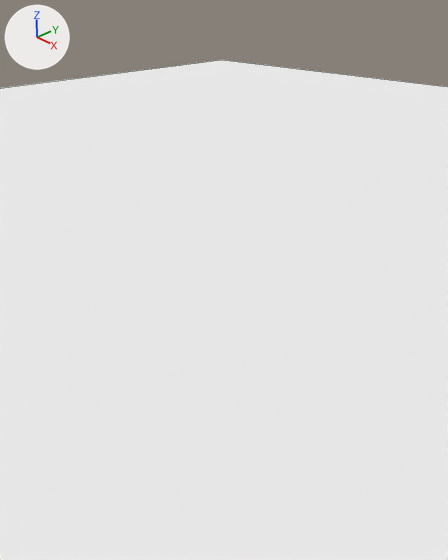
The Blender file Mini Print/Experiments/003/003.blend: old version first, new version second.
Rendered twice from the file's camera 'Camera'. Every picture has the same lights, and +X, +Y and +Z are marked at upper left. Mesh edges are drawn as thin lines.
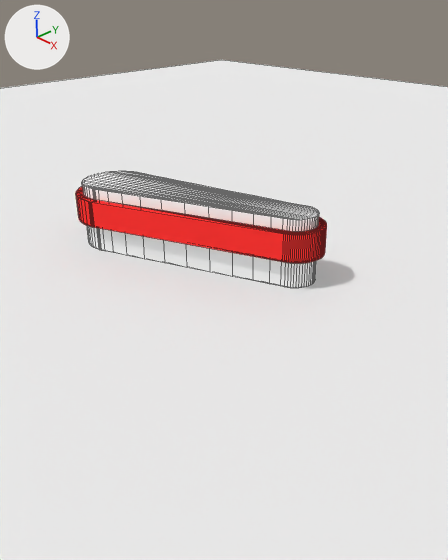
What changed in the scene script:
```text
Add mat_svgmat_001:
    mat_svgmat_001 = diffuse_material('SVGMat.001')
    mat_svgmat_001.base_color = (1.0, 0.0349, 0.0318)  # red #ff3432
Add mat_svgmat_002:
    mat_svgmat_002 = diffuse_material('SVGMat.002')
    mat_svgmat_002.base_color = (1.0, 1.0, 1.0)  # white #ffffff
Add me_mesh_002:
    me_mesh_002.from_pydata(...)  # 416 vertices, 624 faces; spans x -0.104..0.117, y -0.032..0.036, z 0.0..0.022
    me_mesh_002.materials.append(mat_svgmat_001)  # red #ff3432
Add me_mesh_001:
    me_mesh_001.from_pydata(...)  # 192 vertices, 284 faces; spans x -0.106..0.102, y -0.027..0.029, z 0.0..0.053
    me_mesh_001.materials.append(mat_svgmat_002)  # white #ffffff
Add ob_curve:
    ob_curve = bpy.data.objects.new('Curve', me_mesh_002)
    ob_curve.location = (1.5, -1.24, 0.32)
    ob_curve.rotation_euler = (0.0, 0.0, 0.294)  # degrees (0, 0, 17)
    ob_curve.scale = (14.0, 14.0, 14.0)
Add ob_curve_001:
    ob_curve_001 = bpy.data.objects.new('Curve.001', me_mesh_001)
    ob_curve_001.location = (1.6, -1.18, 0.0)
    ob_curve_001.rotation_euler = (0.0, 0.0, 0.294)  # degrees (0, 0, 17)
    ob_curve_001.scale = (14.0, 14.0, 14.0)
```

Pixel boxes (x1, y1, x2, y2) of what changed, in the pictures (448 x 560 px):
'Curve.001', added: after (82, 171, 319, 288)
'Curve', added (red): after (76, 187, 327, 263)
